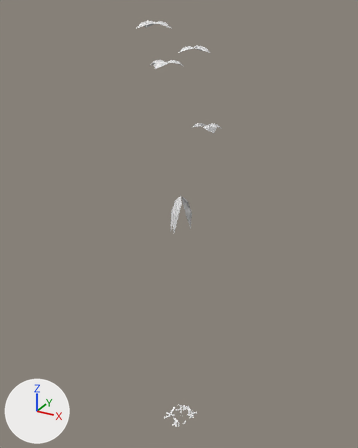
Before and after pictures for a commit that changed the OBJ model game/assets/models/plants/SM_Plant_StranglerFigMasonry_Leaf_LOD1.obj.
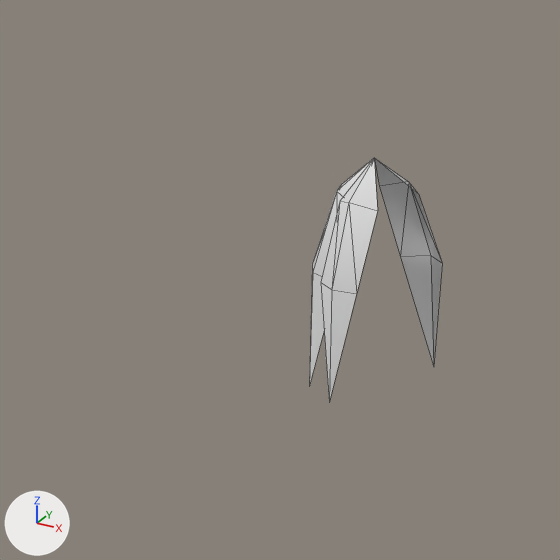
Each version appears first whole from a camera (50 mm lens) standing at (14.41, -26.47, 29.81) and looking at (-0.48, 0.61, 16.28), and next in a close-up on the part from 34% to 59% of the width and 38% to 58% of the height. The lights are fixed; the arrows at lower left show +X, +Y and +Z. The last two pictures show the newer version. The close-ups show mesh edges as thin lines. Where no turn or scale is listed for an object, it has been applied to the vertices. Vertices at exactly the same position are counted once.

Names of what the first close-up shows: 'SM_Plant_StranglerFigMasonry_Leaf_LOD1'.
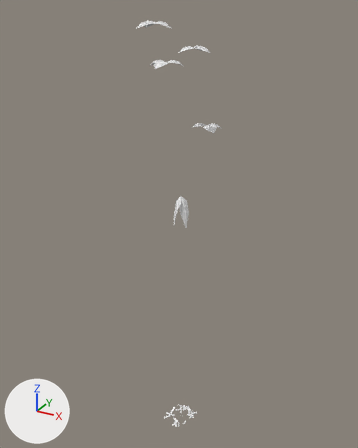
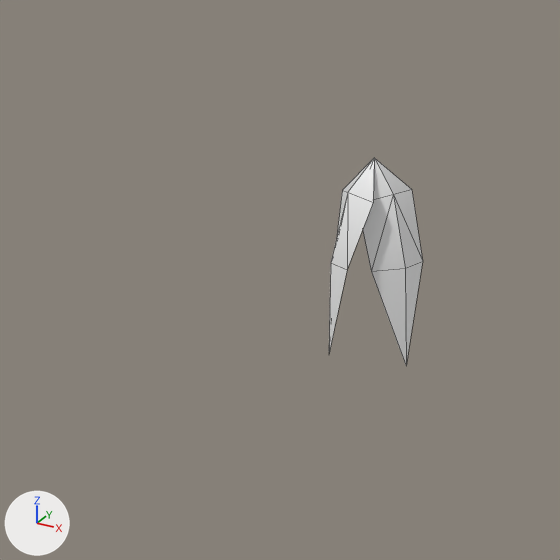
Where the change shows, as pixel boxes (x1, y1, x2, y2) in the close-ups (560 x 560 px):
'SM_Plant_StranglerFigMasonry_Leaf_LOD1', reshaped: before (309, 158, 442, 402); after (329, 158, 423, 365)

Patch to the scene script:
```diff
--- a/game/assets/models/plants/SM_Plant_StranglerFigMasonry_Leaf_LOD1.obj.py
+++ b/game/assets/models/plants/SM_Plant_StranglerFigMasonry_Leaf_LOD1.obj.py
@@ me_sm_plant_stranglerfigmasonry_leaf_lod1 @@
 # verts and faces of me_sm_plant_stranglerfigmasonry_leaf_lod1; kept vertices keep their numbers, new ones are numbered from 202
-me_sm_plant_stranglerfigmasonry_leaf_lod1.from_pydata(...)  # 202 vertices, 166 faces; spans x -1.9..2.0, y -2.7..2.7, z -0.1..29.1
+me_sm_plant_stranglerfigmasonry_leaf_lod1.from_pydata(...)  # 195 vertices, 158 faces; spans x -1.9..2.0, y -2.7..2.7, z -0.1..29.1
+# me_sm_plant_stranglerfigmasonry_leaf_lod1 part 1
+delete_vertices([*range(195, 202)])  # with the faces that use them
+verts[181] = (-0.4, -0.1, 18.2)  # moved, pixel (342, 190)
+verts[182] = (-0.1, -0.4, 18.3)  # moved, pixel (347, 192)
+verts[183] = (0.2, -0.4, 18.3)  # moved, pixel (373, 202)
+verts[184] = (-0.3, -0.2, 17.5)  # moved
+verts[185] = (-0.2, -0.6, 17.6)  # moved, pixel (330, 262)
+verts[186] = (0.0, -0.7, 17.6)  # moved, pixel (347, 269)
+verts[187] = (-0.2, -0.6, 16.5)  # moved
+verts[188] = (0.0, -0.4, 18.2)  # moved
+verts[189] = (0.3, -0.1, 18.3)  # moved, pixel (393, 194)
+verts[190] = (0.3, 0.2, 18.2)  # moved, pixel (411, 189)
+verts[191] = (0.2, -0.4, 17.5)  # moved, pixel (371, 271)
+verts[192] = (0.5, -0.2, 17.5)  # moved, pixel (405, 268)
+verts[193] = (0.5, 0.1, 17.5)  # moved, pixel (422, 261)
+verts[194] = (0.5, -0.2, 16.4)  # moved, pixel (406, 366)
```
